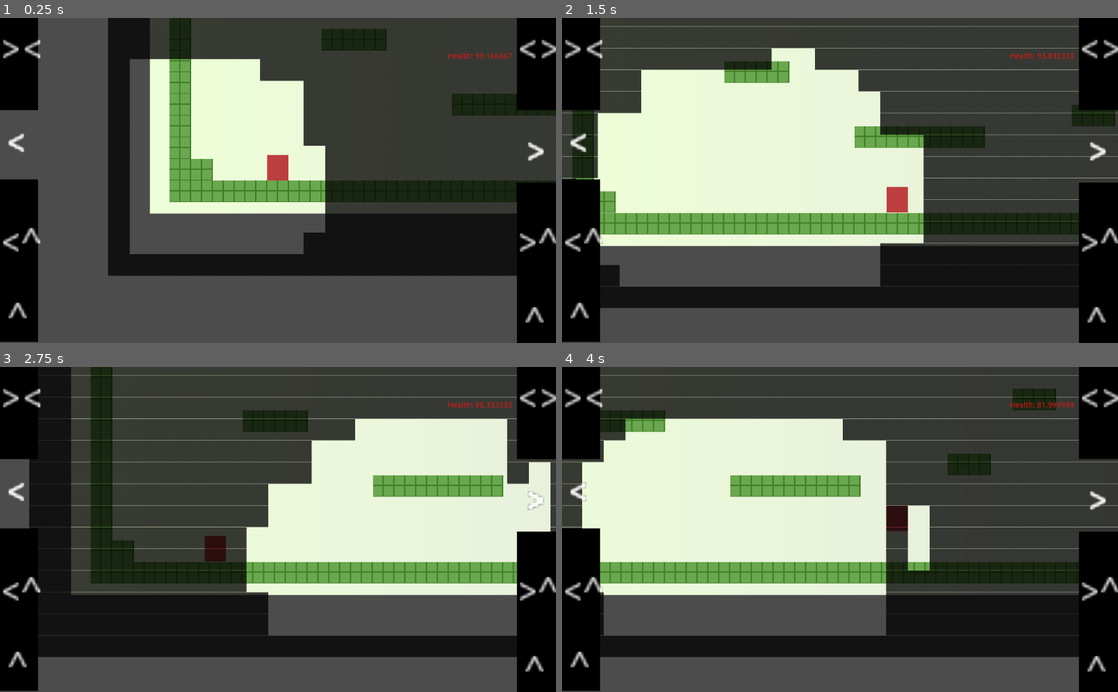
Above: before the commit, frames 1-4 (two rows, left to right).
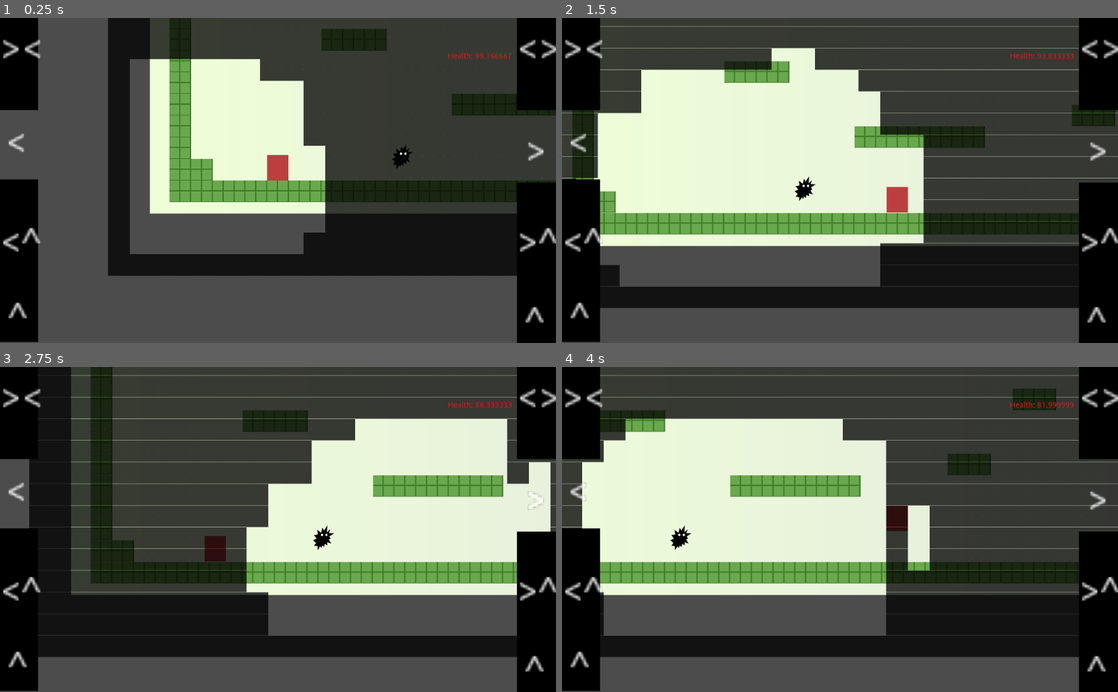
Above: after the commit, the same moments.

Repository: glitchcore/comfort
Game: Godot game, scene res://Scenes/BaseLevel.tscn
Same seed, same stepped clock (60 frames per second), same inputs: the game is played once before the commit and once after it.
Inputs:
- Up to frame 1 (0.25 s): no input
- Up to frame 2 (1.5 s): hold Right (ui_right) from 0.53 s (still down); tap Space (jump) at 0.77 s
- Up to frame 3 (2.75 s): tap Space (jump) at 1.52 s; release Right (ui_right) at 2.03 s; hold Left (ui_left) from 2.03 s (still down)
- Up to frame 4 (4 s): release Left (ui_left) at 2.78 s; hold Right (ui_right) from 2.78 s (still down); tap Space (jump) at 3.02, 3.77 s

The runs differ from the first frame. In frame 1, 0.3% of the frame differs, in the area x 1-98%, y 6-70%; in frame 2, 0.3%; in frame 3, 0.2%; in frame 4, 0.3%.

Commit message:
add enemy

Diff:
--- /dev/null
+++ b/Actors/Enemy.tscn
@@ -0,0 +1,33 @@
+[gd_scene load_steps=4 format=2]
+
+[ext_resource path="res://Assets/enemy.png" type="Texture" id=1]
+
+[sub_resource type="RectangleShape2D" id=3]
+extents = Vector2( 17.5, 22.5 )
+
+[sub_resource type="RectangleShape2D" id=4]
+extents = Vector2( 16.25, 21 )
+
+[node name="Enemy" type="KinematicBody2D"]
+collision_layer = 2
+collision_mask = 0
+
+[node name="Enemy" type="Sprite" parent="."]
+position = Vector2( 3.8147e-06, -23 )
+scale = Vector2( 0.38, 0.45 )
+texture = ExtResource( 1 )
+
+[node name="CollisionShape2D" type="CollisionShape2D" parent="."]
+position = Vector2( 0, -23 )
+shape = SubResource( 3 )
+
+[node name="Area2D" type="Area2D" parent="."]
+collision_layer = 2
+collision_mask = 4
+
+[node name="CollisionShape2D" type="CollisionShape2D" parent="Area2D"]
+position = Vector2( -0.25, -23 )
+shape = SubResource( 4 )
+
+[connection signal="body_entered" from="Area2D" to="." method="_on_Area2D_body_entered"]
+[connection signal="body_exited" from="Area2D" to="." method="_on_Area2D_body_exited"]
--- a/Scenes/BaseLevel.tscn
+++ b/Scenes/BaseLevel.tscn
@@ -6,6 +6,7 @@
 [ext_resource path="res://UserInterface/Control.tscn" type="PackedScene" id=4]
 [ext_resource path="res://Actors/Space.tscn" type="PackedScene" id=5]
 [ext_resource path="res://UserInterface/GameData.tscn" type="PackedScene" id=6]
+[ext_resource path="res://Actors/Enemy.tscn" type="PackedScene" id=7]
 
 [sub_resource type="Gradient" id=3]
 colors = PoolColorArray( 0.937218, 1, 0.847656, 1, 0.885742, 0.885742, 0.885742, 1 )
@@ -41,11 +42,6 @@
 
 [node name="BaseLevel" type="Node2D"]
 
-[node name="GameData" type="CanvasLayer" parent="."]
-layer = 100
-
-[node name="GameData" parent="GameData" instance=ExtResource( 4 )]
-
 [node name="Sprite" type="Sprite" parent="."]
 position = Vector2( 922, -319.5 )
 scale = Vector2( 0.935547, 681 )
@@ -72,3 +68,6 @@
 [node name="GameData" parent="ui" instance=ExtResource( 6 )]
 
 [node name="Control" parent="ui" instance=ExtResource( 4 )]
+
+[node name="Enemy" parent="." instance=ExtResource( 7 )]
+position = Vector2( 429, -61 )
Binary file added: Assets/enemy.png
Not shown, added: Assets/enemy.png.import
Not shown: 1 places in Scenes/BaseLevel.tscn that only renumber resources
